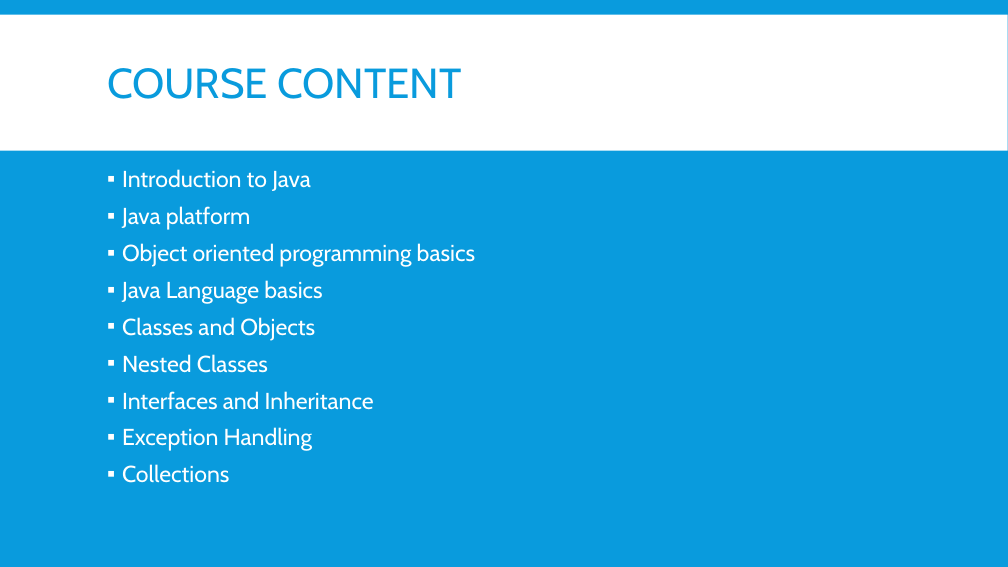
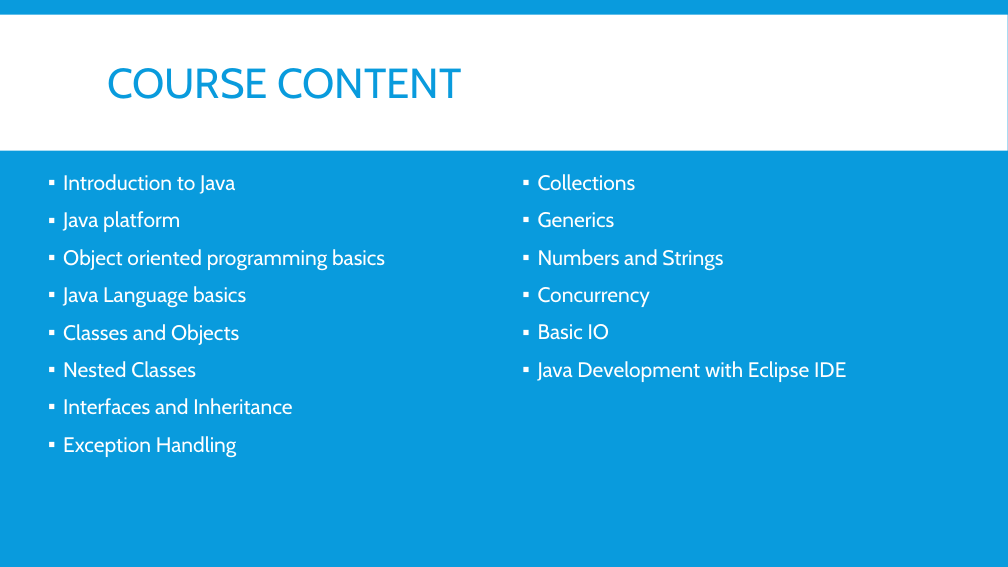
Before and after one commit to nmsgit1234/TechnicalDocs, a slide deck: slide 2 of training/core_java/1_Training_CoreJava_Introduction.pptx. Drawn at 1008x567 pixels with LibreOffice and Linux fonts; fonts in the diff are those of the drawing. Boxes give left, top, right and bottom in pixels: in the first picture for what was removed or moved away, otherwise in the second. Text is boxed around its words. In the diff, an @@ line names an element or a change of style, - is before the commit and + after.

Commit message:
Updated for eclipse

```diff
--- a/training/core_java/1_Training_CoreJava_Introduction.pptx
+++ b/training/core_java/1_Training_CoreJava_Introduction.pptx
@@ text "Introduction to Java": place and size @@
-text "Introduction to Java" at [122,169,475,483]
+text "Introduction to Java" at [63,174,385,458]
@@ text "Introduction to Java" at [63,174,385,458]: size 22 to 20 pt; line spacing 0.8 to 0.9 @@
@@ text added at [538,174,846,382], 20 pt, text #FFFFFF @@
+▪ Collections
+▪ Generics
+▪ Numbers and Strings
+▪ Concurrency
+▪ Basic IO
+▪ Java Development with Eclipse IDE
@@ text at [122,464,229,483]: paragraph removed @@
-▪ Collections
```
Also in this commit, not shown: 31 other files.
